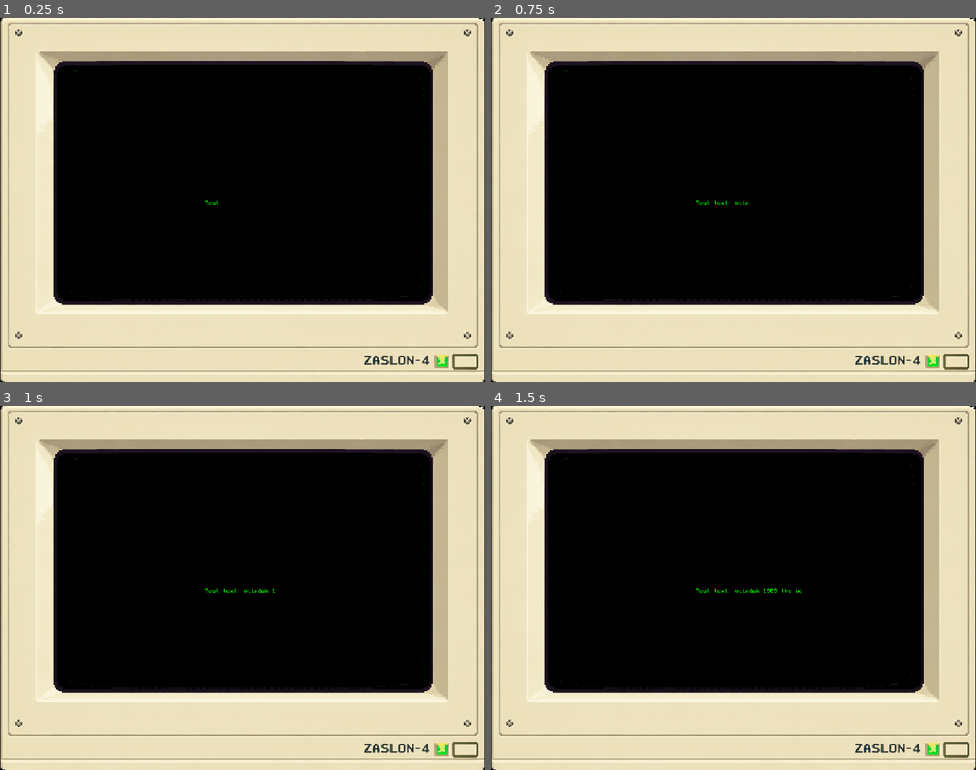
Above: before the commit, frames 1-4 (two rows, left to right).
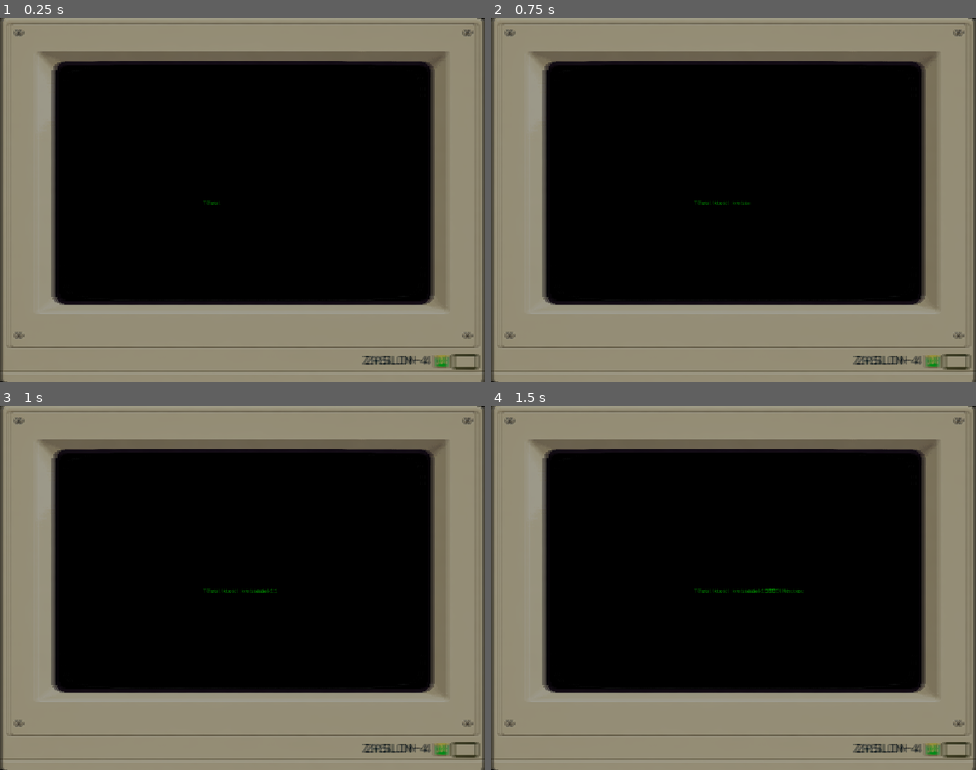
Above: after the commit, the same moments.

Repository: AdrianSmg/BITMASK--1983
Game: Godot game, scene res://Scenes/main.tscn
The game is run twice, just before and just after one commit, with the same random seed, the same clock (stepped at 60 frames per second) and the same inputs.
Inputs:
- Up to frame 1 (0.25 s): no input
- Up to frame 2 (0.75 s): tap Enter at 0.5 s
- Up to frame 3 (1 s): no input
- Up to frame 4 (1.5 s): tap Space at 1.25 s

The runs differ from the first frame. In frame 1, 48% of the frame differs, in the area x 0-100%, y 0-100%; in frame 2, 48%; in frame 3, 48%; in frame 4, 48%.

Commit message:
Primeros pasos de blur

Diff:
--- a/Scenes/main.tscn
+++ b/Scenes/main.tscn
@@ -2,6 +2,12 @@
 
 [ext_resource type="Script" uid="uid://c1lisfjvi8b86" path="res://Scripts/main.gd" id="1_jjgbg"]
 [ext_resource type="Texture2D" uid="uid://6nl2rn4lbv72" path="res://Resources/frame.png" id="2_bo1nx"]
+[ext_resource type="Shader" uid="uid://bv2ev8m3yn4oi" path="res://Shaders/crt.gdshader" id="3_8gbba"]
+
+[sub_resource type="ShaderMaterial" id="ShaderMaterial_jjvhh"]
+shader = ExtResource("3_8gbba")
+shader_parameter/crt_brightness = 1.0
+shader_parameter/crt_ghost = 3.0
 
 [node name="Scene" type="Node2D" unique_id=1795010771]
 script = ExtResource("1_jjgbg")
@@ -12,3 +18,13 @@
 
 [node name="Sprite2D" type="Sprite2D" parent="." unique_id=1149844857]
 texture = ExtResource("2_bo1nx")
+
+[node name="CanvasLayer" type="CanvasLayer" parent="." unique_id=1612811355]
+
+[node name="ColorRect" type="ColorRect" parent="CanvasLayer" unique_id=660234157]
+material = SubResource("ShaderMaterial_jjvhh")
+anchors_preset = 15
+anchor_right = 1.0
+anchor_bottom = 1.0
+grow_horizontal = 2
+grow_vertical = 2
--- /dev/null
+++ b/Shaders/crt.gdshader
@@ -0,0 +1,19 @@
+shader_type canvas_item;
+
+uniform sampler2D SCREEN_TEXTURE: hint_screen_texture, repeat_disable, filter_nearest;
+uniform float crt_brightness: hint_range(0.0, 1.0) = 1.0;
+uniform float crt_ghost: hint_range(0.0, 10.0) = 3.0;
+
+void fragment() {
+	vec2 screen_uv = SCREEN_UV;
+	vec3 color = texture(SCREEN_TEXTURE, screen_uv).rgb * (1.0 * crt_brightness * 0.5);;
+	color += texture(SCREEN_TEXTURE, screen_uv - vec2(SCREEN_PIXEL_SIZE.x * crt_ghost, 0.0)).rgb;;
+	color += texture(SCREEN_TEXTURE, screen_uv + vec2(SCREEN_PIXEL_SIZE.x * crt_ghost, 0.0)).rgb;;
+	color *= crt_brightness * 0.25;
+	COLOR = vec4(color, 1.0);
+}
+
+//void light() {
+//	// Called for every pixel for every light affecting the CanvasItem.
+//	// Uncomment to replace the default light processing function with this one.
+//}
Not shown, added: Shaders/crt.gdshader.uid
